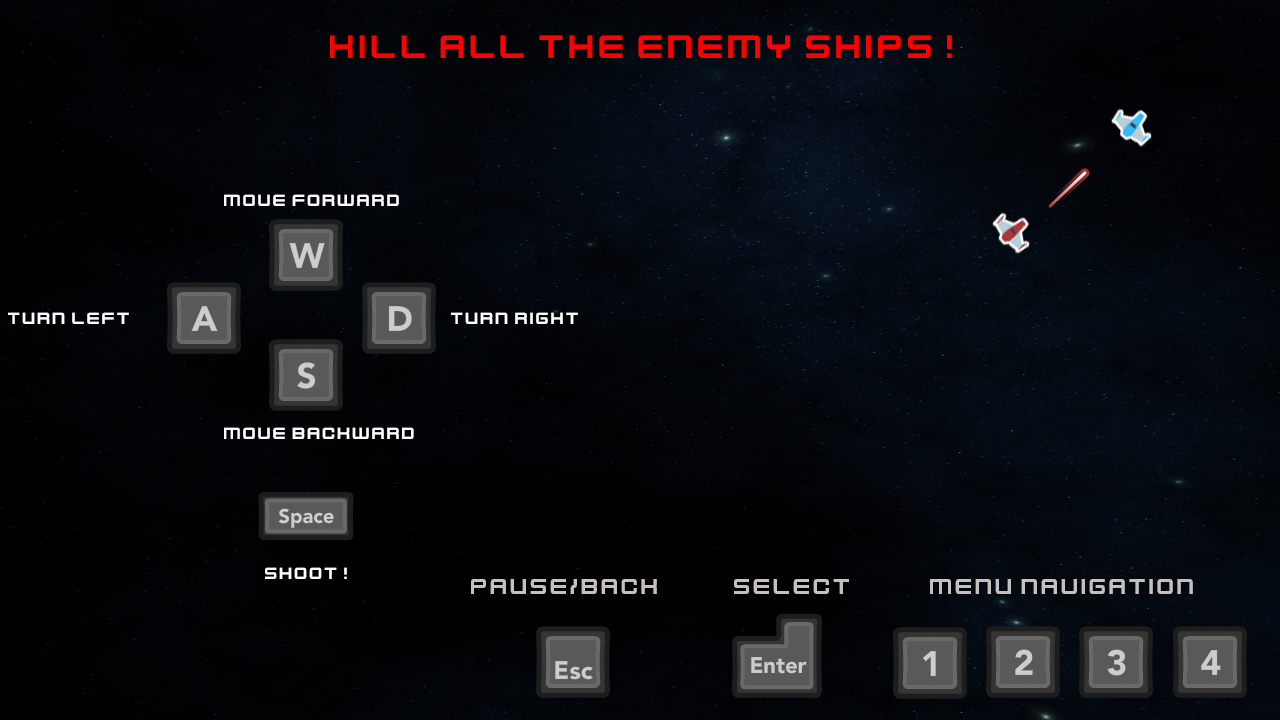
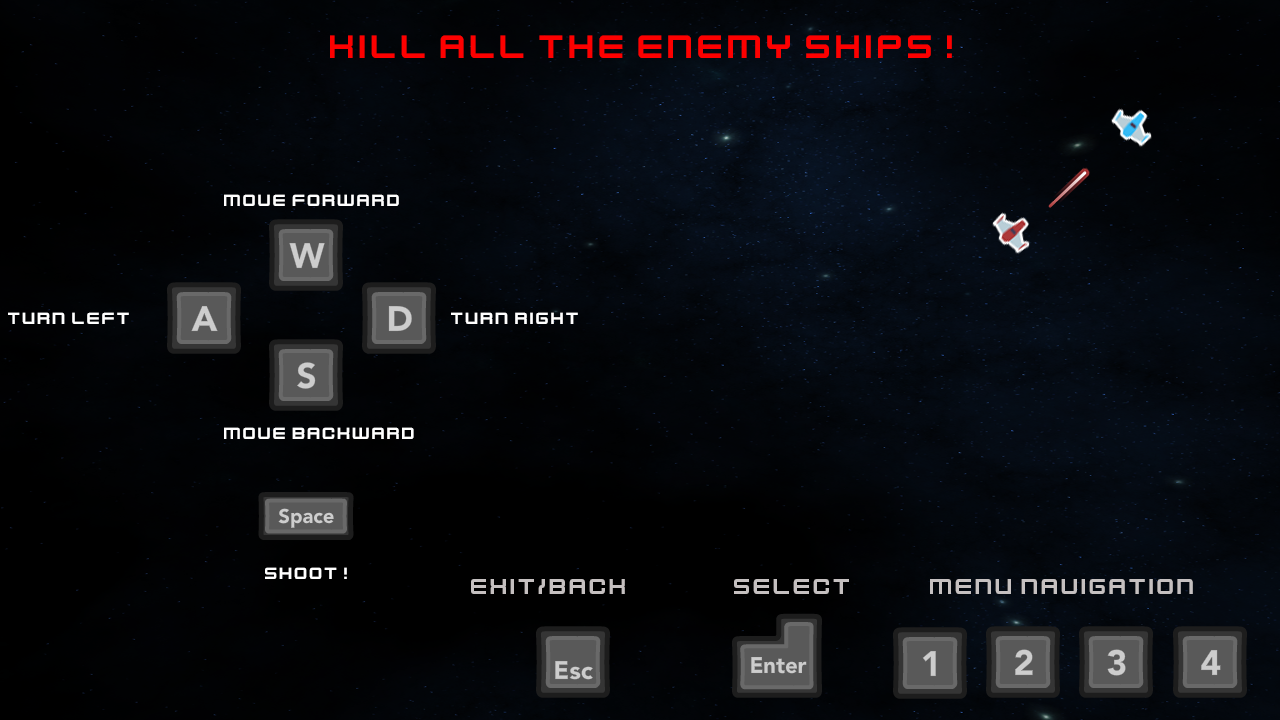
Revision of a layered 1280×720 image; what changed, layer by layer:
renamed "pause/back" to "Exit/back", painted on it over [471, 579, 657, 594]
